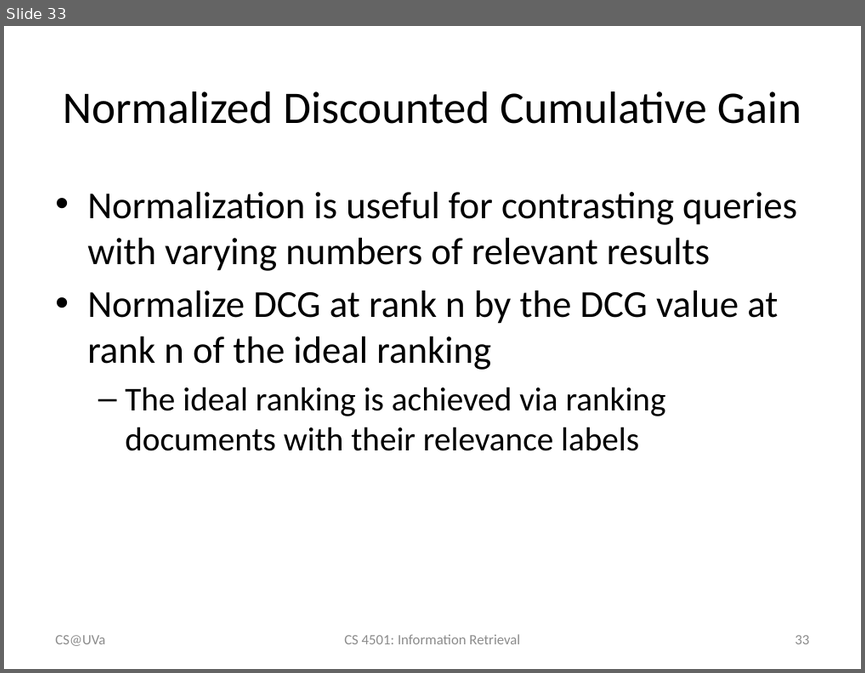
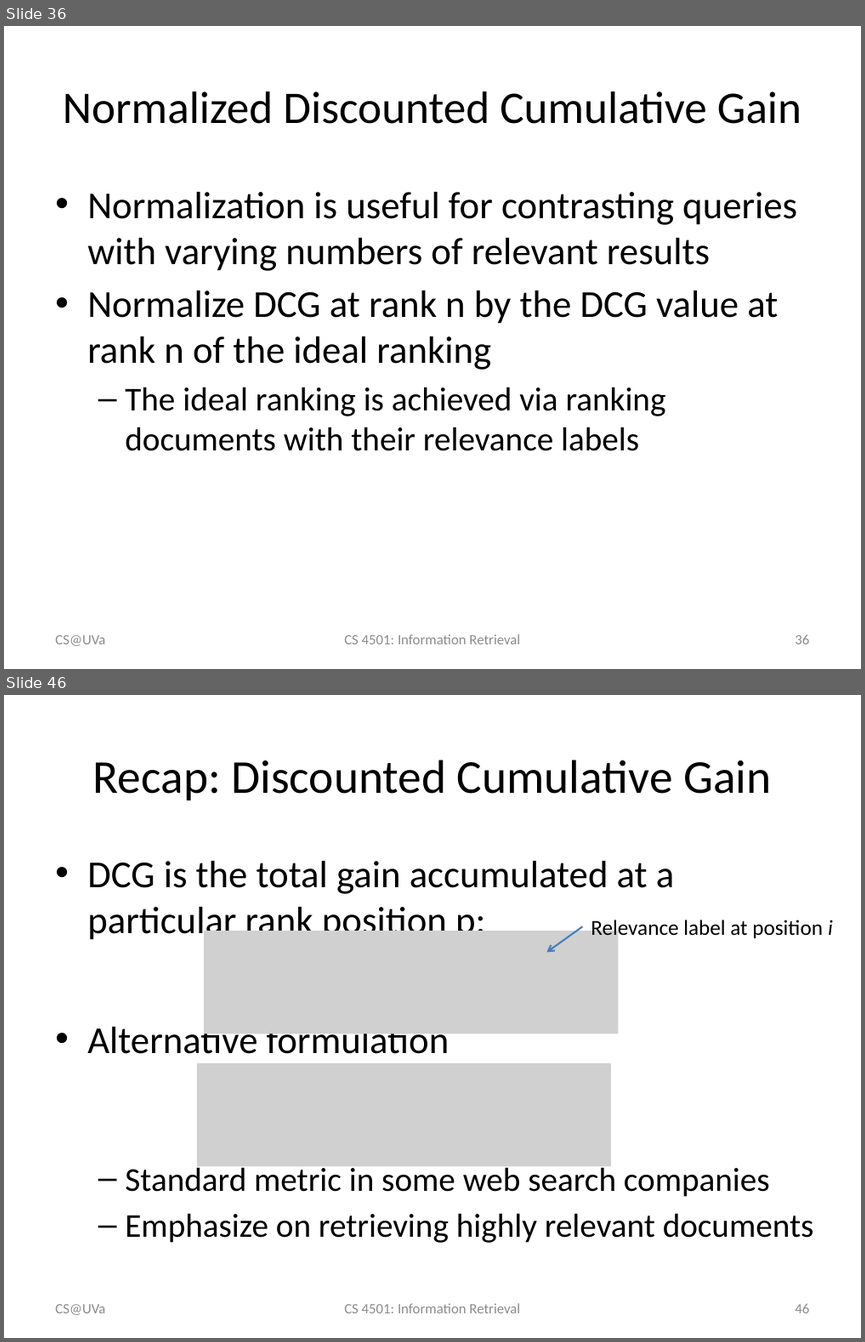
Before and after one commit to wang296/IR2015, a slide deck: docs/Information Retrieval Evaluation.pptx. Shown one above the other, each under a label of ours: slide 33 before the commit, slides 36 and 46 after it; the slides between them are not shown. The pictures are 865x673 and 865x1342 pixels, drawn with LibreOffice and Linux fonts; fonts in the diff are those of the drawing; grey boxes stand for pictures. Boxes give left, top, right and bottom in pixels: in the first picture for what was removed or moved away, otherwise in the second. Text is boxed around its words. In the diff, an @@ line names an element or a change of style, - is before the commit and + after.

```diff
--- a/docs/Information Retrieval Evaluation.pptx
+++ b/docs/Information Retrieval Evaluation.pptx
@@ slide 46 added at [4,695,861,1338], background #FFFFFF @@
@@ title added at [93,760,771,800], 39.6 pt, text #000000 @@
+Recap: Discounted Cumulative Gain
@@ text added at [87,861,814,1242], 28 pt, text #000000 @@
+• DCG is the total gain accumulated at a particular rank position p:
+• Alternative formulation
+  – Standard metric in some web search companies
+  – Emphasize on retrieving highly relevant documents
@@ text added at [590,919,833,940], 18 pt, text #000000 @@
+Relevance label at position i
@@ picture added at [204,930,618,1033] @@
@@ arrow added from (582, 926) to (546, 952), #4B7EBC 1.5 pt @@
@@ picture added at [197,1063,611,1166] @@
@@ text added at [55,1304,105,1315], 12 pt, text #8C8C8C @@
+CS@UVa
@@ text added at [344,1303,520,1313], 12 pt, text #8C8C8C @@
+CS 4501: Information Retrieval
@@ page number added at [794,1304,809,1313], 12 pt, text #8C8C8C @@
+46
@@ what was slide 33 is now slide 36 @@
@@ page number at [794,635,809,644]: text changed @@
-33
+36
```
Also in this commit, not shown: 3 slides changed, 13 other slides added, 2 other files.
